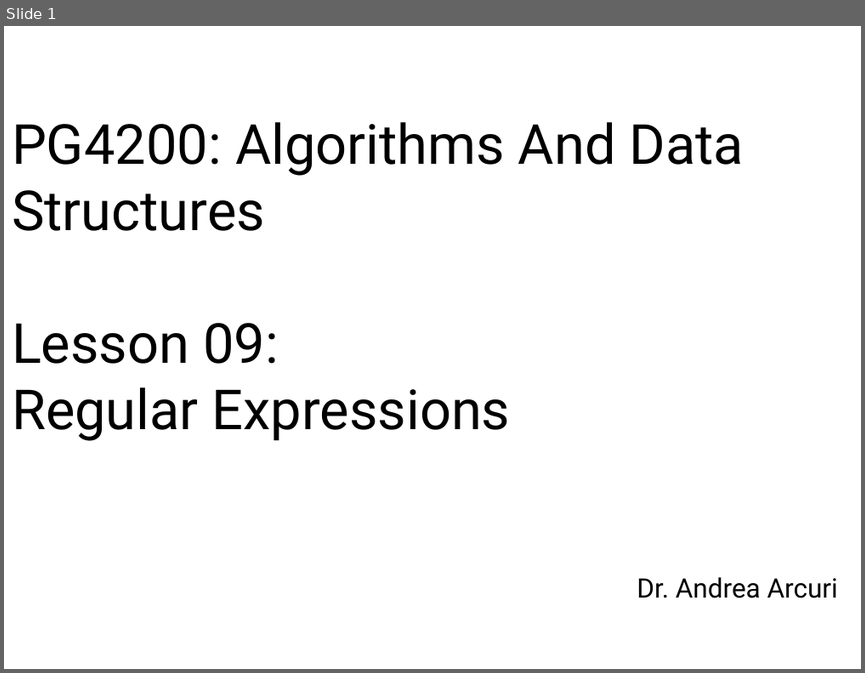
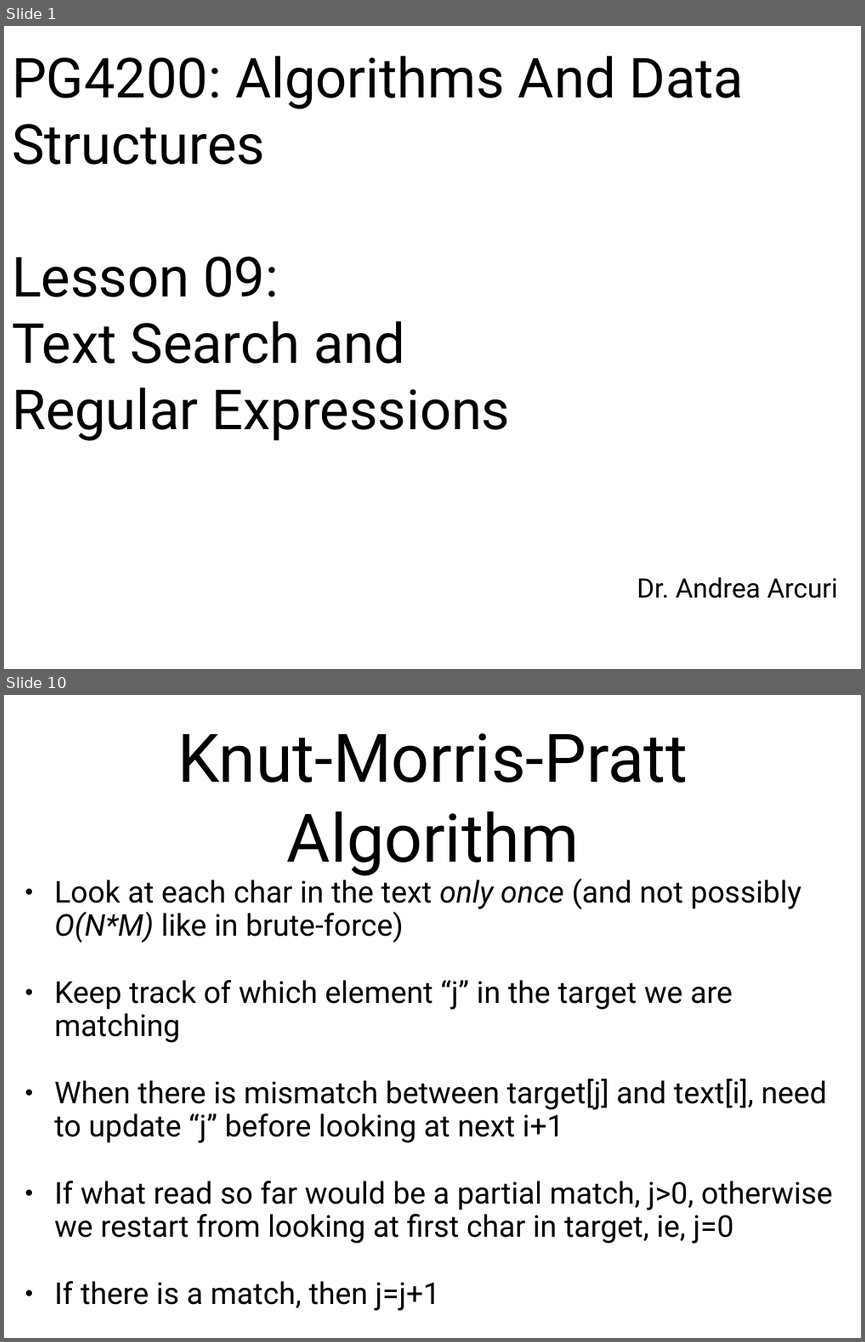
Before and after one commit to arcuri82/algorithms, a slide deck: docs/slides/09/09_regex.pptx. Shown one above the other, each under a label of ours: slide 1 before the commit, slides 1 and 10 after it; the slides between them are not shown. The pictures are 865x673 and 865x1342 pixels, drawn with LibreOffice and Linux fonts; fonts in the diff are those of the drawing. Boxes give left, top, right and bottom in pixels: in the first picture for what was removed or moved away, otherwise in the second. Text is boxed around its words. In the diff, an @@ line names an element or a change of style, - is before the commit and + after.

```diff
--- a/docs/slides/09/09_regex.pptx
+++ b/docs/slides/09/09_regex.pptx
@@ slide 10 added at [4,695,861,1338], background #FFFFFF @@
@@ title added at [177,733,687,876], 80 pt, text #000000 @@
+Knut-Morris-Pratt Algorithm
@@ text added at [54,875,833,1310], 36 pt, text #000000 @@
+• Look at each char in the text only once (and not possibly O(N*M) like in brute-force)
+• Keep track of which element “j” in the target we are matching
+• When there is mismatch between target[j] and text[i], need to update “j” before looking at next i+1
+• If what read so far would be a partial match, j>0, otherwise we restart from looking at first char in target, ie, j=0
+• If there is a match, then j=j+1
@@ slide 1 changed as well @@
@@ title at [12,56,744,441]: text changed @@
-PG4200: Algorithms And Data Structures
-Lesson 09:
-Regular Expressions
+PG4200: Algorithms And Data Structures
+Lesson 09:
+Text Search and
+Regular Expressions
```
Also in this commit, not shown: 14 other slides added, 7 other files.
